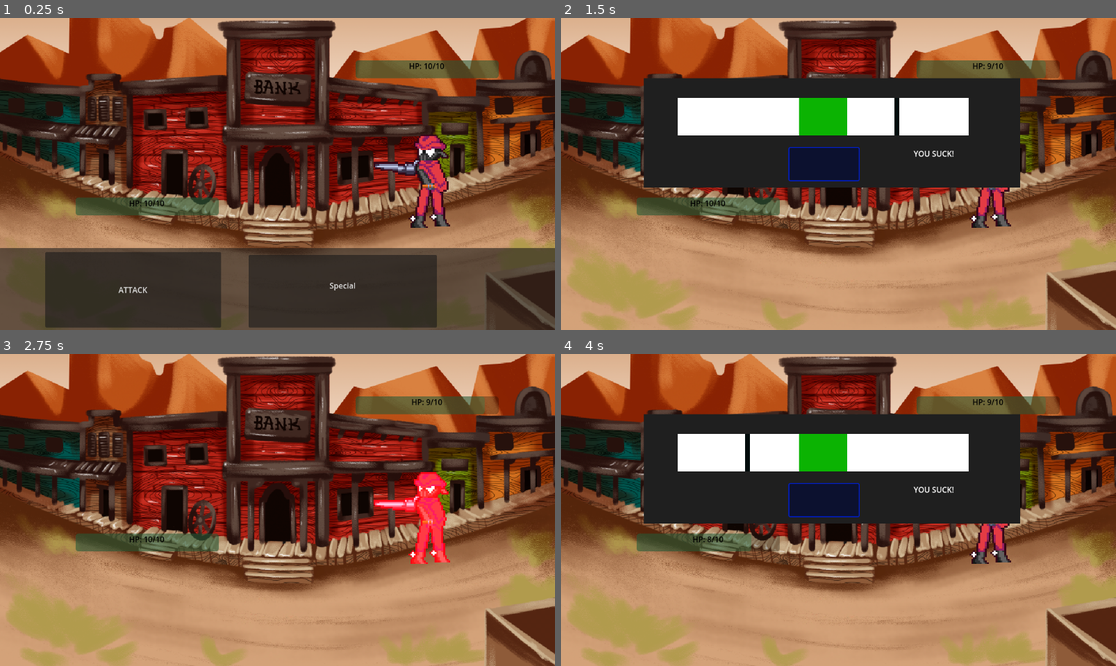
Above: before the commit, frames 1-4 (two rows, left to right).
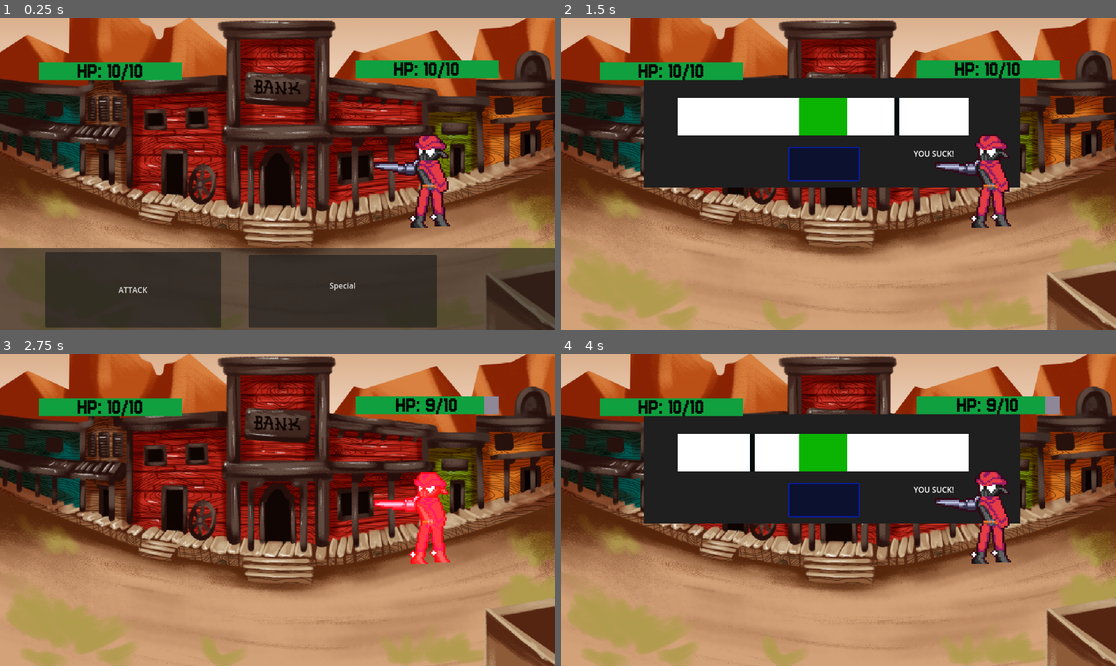
Above: after the commit, the same moments.

Repository: nerfherder101/GMTK
Game: Godot game, scene res://Battle.tscn
Two runs of this game, one before a commit and one after it. Both use one fixed random seed, a clock stepped at 60 frames per second and the inputs below.
Inputs (mouse positions are in pixels of both pictures, inside the frame that each line leads up to):
- Up to frame 1 (0.25 s): no input
- Up to frame 2 (1.5 s): click "ATTACK" at 0.5 s; click (821, 164) at 1.25 s
- Up to frame 3 (2.75 s): click (260, 500) at 2 s
- Up to frame 4 (4 s): click (821, 500) at 3.5 s

The runs differ from the first frame. In frame 1, 4.5% of the frame differs, in the area x 7-90%, y 13-64%; in frame 2, 5.4%; in frame 3, 4.5%; in frame 4, 5.5%.

Commit message:
clearning up

Diff:
--- a/Battle.tscn
+++ b/Battle.tscn
@@ -1,115 +1,26 @@
-[gd_scene load_steps=27 format=3 uid="uid://bi7vq88fswns3"]
+[gd_scene load_steps=17 format=3 uid="uid://bi7vq88fswns3"]
 
 [ext_resource type="Script" path="res://scripts/Battle.gd" id="1_sj1wd"]
 [ext_resource type="Resource" uid="uid://caxo2tsdxwlf0" path="res://scripts/Abilities/BasicAttack.tres" id="2_60mrf"]
 [ext_resource type="Script" path="res://scripts/Enemy.gd" id="3_cvj56"]
 [ext_resource type="Script" path="res://scripts/Body.gd" id="4_k0fem"]
-[ext_resource type="Resource" uid="uid://3uao7qhuu1wf" path="res://RedDead.tres" id="5_65fen"]
+[ext_resource type="Resource" uid="uid://3uao7qhuu1wf" path="res://resources/enemies/Red Dead/RedDead.tres" id="5_65fen"]
 [ext_resource type="Script" path="res://scripts/PlayerControl.gd" id="5_c8v7s"]
+[ext_resource type="FontFile" uid="uid://buuplwb7wk55" path="res://art/ui/Jersey10-Regular.ttf" id="6_36tl2"]
 [ext_resource type="Script" path="res://scripts/Abilities/Ability.gd" id="6_knrm4"]
-[ext_resource type="Texture2D" uid="uid://rqoaeuv5vo5d" path="res://art/character art/RedDeadSpritesheet.png" id="6_xles2"]
 [ext_resource type="Resource" uid="uid://c7m75poinxlcf" path="res://scripts/PlayerData.tres" id="8_ac1w2"]
 [ext_resource type="Resource" uid="uid://58rftb00ctwn" path="res://scripts/Abilities/BasicHeal.tres" id="8_tdk3j"]
 [ext_resource type="Texture2D" uid="uid://b4jiihqy0loce" path="res://programmer art/white.png" id="9_jli3d"]
 [ext_resource type="Script" path="res://scripts/TimingGame.gd" id="10_xfawu"]
 [ext_resource type="Texture2D" uid="uid://dtjotswbnjcbh" path="res://art/background art/western background.png" id="12_k3xlr"]
 
-[sub_resource type="AtlasTexture" id="AtlasTexture_icbnx"]
-atlas = ExtResource("6_xles2")
-region = Rect2(256, 0, 64, 64)
-
-[sub_resource type="AtlasTexture" id="AtlasTexture_ggb0d"]
-atlas = ExtResource("6_xles2")
-region = Rect2(320, 0, 64, 64)
-
-[sub_resource type="AtlasTexture" id="AtlasTexture_jqfxu"]
-atlas = ExtResource("6_xles2")
-region = Rect2(384, 0, 64, 64)
-
-[sub_resource type="AtlasTexture" id="AtlasTexture_aurqj"]
-atlas = ExtResource("6_xles2")
-region = Rect2(448, 0, 64, 64)
-
-[sub_resource type="AtlasTexture" id="AtlasTexture_4fcnh"]
-atlas = ExtResource("6_xles2")
-region = Rect2(512, 0, 64, 64)
-
-[sub_resource type="AtlasTexture" id="AtlasTexture_ovxqg"]
-atlas = ExtResource("6_xles2")
-region = Rect2(576, 0, 64, 64)
-
-[sub_resource type="AtlasTexture" id="AtlasTexture_yy4ad"]
-atlas = ExtResource("6_xles2")
-region = Rect2(640, 0, 64, 64)
-
-[sub_resource type="AtlasTexture" id="AtlasTexture_23o11"]
-atlas = ExtResource("6_xles2")
-region = Rect2(704, 0, 64, 64)
-
-[sub_resource type="AtlasTexture" id="AtlasTexture_5xo83"]
-atlas = ExtResource("6_xles2")
-region = Rect2(0, 0, 64, 64)
-
-[sub_resource type="AtlasTexture" id="AtlasTexture_wgvot"]
-atlas = ExtResource("6_xles2")
-region = Rect2(64, 0, 64, 64)
-
-[sub_resource type="AtlasTexture" id="AtlasTexture_asde7"]
-atlas = ExtResource("6_xles2")
-region = Rect2(128, 0, 64, 64)
-
-[sub_resource type="AtlasTexture" id="AtlasTexture_raoif"]
-atlas = ExtResource("6_xles2")
-region = Rect2(192, 0, 64, 64)
-
-[sub_resource type="SpriteFrames" id="SpriteFrames_ypn5p"]
-animations = [{
-"frames": [{
-"duration": 1.0,
-"texture": SubResource("AtlasTexture_icbnx")
-}, {
-"duration": 1.0,
-"texture": SubResource("AtlasTexture_ggb0d")
-}, {
-"duration": 1.0,
-"texture": SubResource("AtlasTexture_jqfxu")
-}, {
-"duration": 1.0,
-"texture": SubResource("AtlasTexture_aurqj")
-}, {
-"duration": 1.0,
-"texture": SubResource("AtlasTexture_4fcnh")
-}, {
-"duration": 1.0,
-"texture": SubResource("AtlasTexture_ovxqg")
-}, {
-"duration": 1.0,
-"texture": SubResource("AtlasTexture_yy4ad")
-}, {
-"duration": 1.0,
-"texture": SubResource("AtlasTexture_23o11")
-}],
-"loop": true,
-"name": &"attack",
-"speed": 5.0
-}, {
-"frames": [{
-"duration": 1.0,
-"texture": SubResource("AtlasTexture_5xo83")
-}, {
-"duration": 1.0,
-"texture": SubResource("AtlasTexture_wgvot")
-}, {
-"duration": 1.0,
-"texture": SubResource("AtlasTexture_asde7")
-}, {
-"duration": 1.0,
-"texture": SubResource("AtlasTexture_raoif")
-}],
-"loop": true,
-"name": &"idle",
-"speed": 5.0
-}]
+[sub_resource type="CanvasItemMaterial" id="CanvasItemMaterial_w56oc"]
+blend_mode = 4
+
+[sub_resource type="StyleBoxFlat" id="StyleBoxFlat_ic4td"]
+
+[sub_resource type="StyleBoxFlat" id="StyleBoxFlat_w2w1j"]
+bg_color = Color(0.0705882, 0.709804, 0.25098, 1)
 
 [node name="Battle" type="Control" node_paths=PackedStringArray("enemy", "player_body", "player_control", "timing_minigame")]
 layout_mode = 3
@@ -147,17 +58,18 @@
 metadata/_edit_lock_ = true
 
 [node name="Player Health" type="ProgressBar" parent="Player Body"]
-modulate = Color(0.210772, 0.549891, 0.300151, 1)
 self_modulate = Color(0.918426, 0.883841, 0.992613, 1)
-layout_mode = 0
-offset_left = 54.0
-offset_top = 24.0
-offset_right = 351.0
-offset_bottom = 61.0
+material = SubResource("CanvasItemMaterial_w56oc")
+layout_mode = 0
+offset_left = -22.0
+offset_top = -257.0
+offset_right = 275.0
+offset_bottom = -220.0
+theme_override_styles/background = SubResource("StyleBoxFlat_ic4td")
+theme_override_styles/fill = SubResource("StyleBoxFlat_w2w1j")
 step = 1.0
 value = 100.0
 show_percentage = false
-metadata/_edit_lock_ = true
 
 [node name="Label" type="Label" parent="Player Body/Player Health"]
 modulate = Color(0, 0, 0, 1)
@@ -168,6 +80,8 @@
 anchor_bottom = 1.0
 grow_horizontal = 2
 grow_vertical = 2
+theme_override_fonts/font = ExtResource("6_36tl2")
+theme_override_font_sizes/font_size = 50
 text = "HP: 50/100
 "
 horizontal_alignment = 1
@@ -193,13 +107,15 @@
 health_label = NodePath("../EnemyHealth/Label")
 
 [node name="EnemyHealth" type="ProgressBar" parent="Enemy"]
-modulate = Color(0.210772, 0.549891, 0.300151, 1)
 self_modulate = Color(0.918426, 0.883841, 0.992613, 1)
+material = SubResource("CanvasItemMaterial_w56oc")
 layout_mode = 0
 offset_left = 373.0
 offset_top = 16.0
 offset_right = 670.0
 offset_bottom = 53.0
+theme_override_styles/background = SubResource("StyleBoxFlat_ic4td")
+theme_override_styles/fill = SubResource("StyleBoxFlat_w2w1j")
 step = 1.0
 value = 100.0
 show_percentage = false
@@ -213,18 +129,12 @@
 anchor_bottom = 1.0
 grow_horizontal = 2
 grow_vertical = 2
+theme_override_fonts/font = ExtResource("6_36tl2")
+theme_override_font_sizes/font_size = 50
 text = "HP: 50/100
 "
 horizontal_alignment = 1
 metadata/_edit_lock_ = true
-
-[node name="EnemySprite" type="AnimatedSprite2D" parent="Enemy"]
-z_index = -3
-position = Vector2(519, 249)
-scale = Vector2(3.60547, 3.60547)
-sprite_frames = SubResource("SpriteFrames_ypn5p")
-animation = &"idle"
-speed_scale = 1.5
 
 [node name="Timing Game Panel" type="TextureRect" parent="."]
 visible = false
--- a/RedDead.tres
+++ /dev/null
@@ -1,13 +0,0 @@
-[gd_resource type="Resource" script_class="BaseEnemy" load_steps=5 format=3 uid="uid://3uao7qhuu1wf"]
-
-[ext_resource type="Script" path="res://scripts/Abilities/Ability.gd" id="1_saxwe"]
-[ext_resource type="Resource" uid="uid://caxo2tsdxwlf0" path="res://scripts/Abilities/BasicAttack.tres" id="2_lswd5"]
-[ext_resource type="Script" path="res://scripts/BaseEnemy.gd" id="3_8hy4w"]
-[ext_resource type="Texture2D" uid="uid://rqoaeuv5vo5d" path="res://art/character art/RedDeadSpritesheet.png" id="4_j5ikp"]
-
-[resource]
-script = ExtResource("3_8hy4w")
-name = "Enemy"
-texture = ExtResource("4_j5ikp")
-max_health = 10
-abilities = Array[ExtResource("1_saxwe")]([ExtResource("2_lswd5")])
--- /dev/null
+++ b/resources/enemies/Red Dead/RedDead.tres
@@ -0,0 +1,15 @@
+[gd_resource type="Resource" script_class="BaseEnemy" load_steps=6 format=3 uid="uid://3uao7qhuu1wf"]
+
+[ext_resource type="Script" path="res://scripts/Abilities/Ability.gd" id="1_2q8qn"]
+[ext_resource type="Resource" uid="uid://caxo2tsdxwlf0" path="res://scripts/Abilities/BasicAttack.tres" id="2_jjxi1"]
+[ext_resource type="Script" path="res://scripts/BaseEnemy.gd" id="3_3f2ji"]
+[ext_resource type="PackedScene" uid="uid://bacmxc1niy8ji" path="res://resources/enemies/Red Dead/Sprite.tscn" id="4_ahq8m"]
+[ext_resource type="Texture2D" uid="uid://rqoaeuv5vo5d" path="res://art/character art/RedDeadSpritesheet.png" id="5_bmvt0"]
+
+[resource]
+script = ExtResource("3_3f2ji")
+name = "Red Dead"
+texture = ExtResource("5_bmvt0")
+max_health = 10
+sprite_scene = ExtResource("4_ahq8m")
+abilities = Array[ExtResource("1_2q8qn")]([ExtResource("2_jjxi1")])
--- /dev/null
+++ b/resources/enemies/Red Dead/Sprite.tscn
@@ -0,0 +1,110 @@
+[gd_scene load_steps=15 format=3 uid="uid://bacmxc1niy8ji"]
+
+[ext_resource type="Texture2D" uid="uid://rqoaeuv5vo5d" path="res://art/character art/RedDeadSpritesheet.png" id="1_t8kcr"]
+
+[sub_resource type="AtlasTexture" id="AtlasTexture_icbnx"]
+atlas = ExtResource("1_t8kcr")
+region = Rect2(256, 0, 64, 64)
+
+[sub_resource type="AtlasTexture" id="AtlasTexture_ggb0d"]
+atlas = ExtResource("1_t8kcr")
+region = Rect2(320, 0, 64, 64)
+
+[sub_resource type="AtlasTexture" id="AtlasTexture_jqfxu"]
+atlas = ExtResource("1_t8kcr")
+region = Rect2(384, 0, 64, 64)
+
+[sub_resource type="AtlasTexture" id="AtlasTexture_aurqj"]
+atlas = ExtResource("1_t8kcr")
+region = Rect2(448, 0, 64, 64)
+
+[sub_resource type="AtlasTexture" id="AtlasTexture_4fcnh"]
+atlas = ExtResource("1_t8kcr")
+region = Rect2(512, 0, 64, 64)
+
+[sub_resource type="AtlasTexture" id="AtlasTexture_ovxqg"]
+atlas = ExtResource("1_t8kcr")
+region = Rect2(576, 0, 64, 64)
+
+[sub_resource type="AtlasTexture" id="AtlasTexture_yy4ad"]
+atlas = ExtResource("1_t8kcr")
+region = Rect2(640, 0, 64, 64)
+
+[sub_resource type="AtlasTexture" id="AtlasTexture_23o11"]
+atlas = ExtResource("1_t8kcr")
+region = Rect2(704, 0, 64, 64)
+
+[sub_resource type="AtlasTexture" id="AtlasTexture_5xo83"]
+atlas = ExtResource("1_t8kcr")
+region = Rect2(0, 0, 64, 64)
+
+[sub_resource type="AtlasTexture" id="AtlasTexture_wgvot"]
+atlas = ExtResource("1_t8kcr")
+region = Rect2(64, 0, 64, 64)
+
+[sub_resource type="AtlasTexture" id="AtlasTexture_asde7"]
+atlas = ExtResource("1_t8kcr")
+region = Rect2(128, 0, 64, 64)
+
+[sub_resource type="AtlasTexture" id="AtlasTexture_raoif"]
+atlas = ExtResource("1_t8kcr")
+region = Rect2(192, 0, 64, 64)
+
+[sub_resource type="SpriteFrames" id="SpriteFrames_ir5jr"]
+animations = [{
+"frames": [{
+"duration": 1.0,
+"texture": SubResource("AtlasTexture_icbnx")
+}, {
+"duration": 1.0,
+"texture": SubResource("AtlasTexture_ggb0d")
+}, {
+"duration": 1.0,
+"texture": SubResource("AtlasTexture_jqfxu")
+}, {
+"duration": 1.0,
+"texture": SubResource("AtlasTexture_aurqj")
+}, {
+"duration": 1.0,
+"texture": SubResource("AtlasTexture_4fcnh")
+}, {
+"duration": 1.0,
+"texture": SubResource("AtlasTexture_ovxqg")
+}, {
+"duration": 1.0,
+"texture": SubResource("AtlasTexture_yy4ad")
+}, {
+"duration": 1.0,
+"texture": SubResource("AtlasTexture_23o11")
+}],
+"loop": true,
+"name": &"attack",
+"speed": 5.0
+}, {
+"frames": [{
+"duration": 1.0,
+"texture": SubResource("AtlasTexture_5xo83")
+}, {
+"duration": 1.0,
+"texture": SubResource("AtlasTexture_wgvot")
+}, {
+"duration": 1.0,
+"texture": SubResource("AtlasTexture_asde7")
+}, {
+"duration": 1.0,
+"texture": SubResource("AtlasTexture_raoif")
+}],
+"loop": true,
+"name": &"idle",
+"speed": 5.0
+}]
+
+[node name="Sprite" type="Node"]
+
+[node name="EnemySprite" type="AnimatedSprite2D" parent="."]
+z_index = -3
+position = Vector2(884, 321)
+scale = Vector2(3.60547, 3.60547)
+sprite_frames = SubResource("SpriteFrames_ir5jr")
+animation = &"idle"
+speed_scale = 1.5
--- a/scripts/BaseEnemy.gd
+++ b/scripts/BaseEnemy.gd
@@ -5,6 +5,6 @@
 @export var texture: Texture = null
 @export var max_health := 100
 
-@export var idle_animation: Animation = null
+@export var sprite_scene: PackedScene
 
 @export var abilities: Array[Ability]
--- a/scripts/Enemy.gd
+++ b/scripts/Enemy.gd
@@ -4,25 +4,29 @@
 @export var base_stats: BaseEnemy
 @export var body: Body
 
-@onready var anim : AnimatedSprite2D = $EnemySprite
+var anim : AnimatedSprite2D = null
 
 
+@onready var timing_mg: TimingGame = get_parent().timing_minigame
+
 func _ready() -> void:
-	#$EnemySprite.texture = base_stats.texture
-	$EnemySprite.play()
+	var anim_sprite_rec = load("res://resources/enemies/" + base_stats.name + "/Sprite.tscn")
+	var anim_sprite_inst = anim_sprite_rec.instantiate()
+	add_child(anim_sprite_inst)
+
+	anim = $Sprite/EnemySprite
+
+	anim.play()
 	# confligure healthbar
 	body.max_health = base_stats.max_health
 	body.health = base_stats.max_health
 	body.update_healthbar()
 
 	for ab in base_stats.abilities:
-		ab.timing_mg = get_parent().timing_minigame
+		ab.timing_mg = timing_mg
 
 func do_damage(dmg: int):
 	body.do_damage(dmg)
-	await get_tree().create_timer(1).timeout
-
-
 
 	var c = anim.modulate
 	c.r += 50
@@ -36,14 +40,30 @@
 
 
 func execute_ability():
-	var rng = RandomNumberGenerator.new()
-	var ability_i = rng.randi_range(0, base_stats.abilities.size() - 1)
-	var ability = base_stats.abilities[ability_i]
-	ability.trigger_ability(get_parent().player_body, body)
 
-	await ability.ability_complete
+	# right now the only ability is attack, so I will hardcode that in
+	# I will keep the ability system around in case we have time to add special
+
+	#var rng = RandomNumberGenerator.new()
+	#var ability_i = rng.randi_range(0, base_stats.abilities.size() - 1)
+	#var ability = base_stats.abilities[ability_i]
+	#ability.trigger_ability(get_parent().player_body, body)
+
+	#await ability.ability_complete
+
+	timing_mg.start_game(10, 100)
+	await timing_mg.timing_game_ended
+
+	var success = timing_mg.get_success()
+	var dmg = 1
+	if not success:
+		dmg += 1
+
+
 	await get_tree().create_timer(1).timeout
 	anim.play("attack")
+	get_parent().player_body.do_damage(dmg)
+
 	await get_tree().create_timer(1).timeout
 	anim.play("idle")
 
--- a/scripts/PlayerControl.gd
+++ b/scripts/PlayerControl.gd
@@ -32,9 +32,10 @@
 	if success:
 		dmg += 1
 
+	await get_tree().create_timer(1).timeout
 	get_parent().enemy.do_damage(dmg)
 	# insert animation here
-	await get_tree().create_timer(2).timeout
+	await get_tree().create_timer(1).timeout
 
 	on_select()
 
